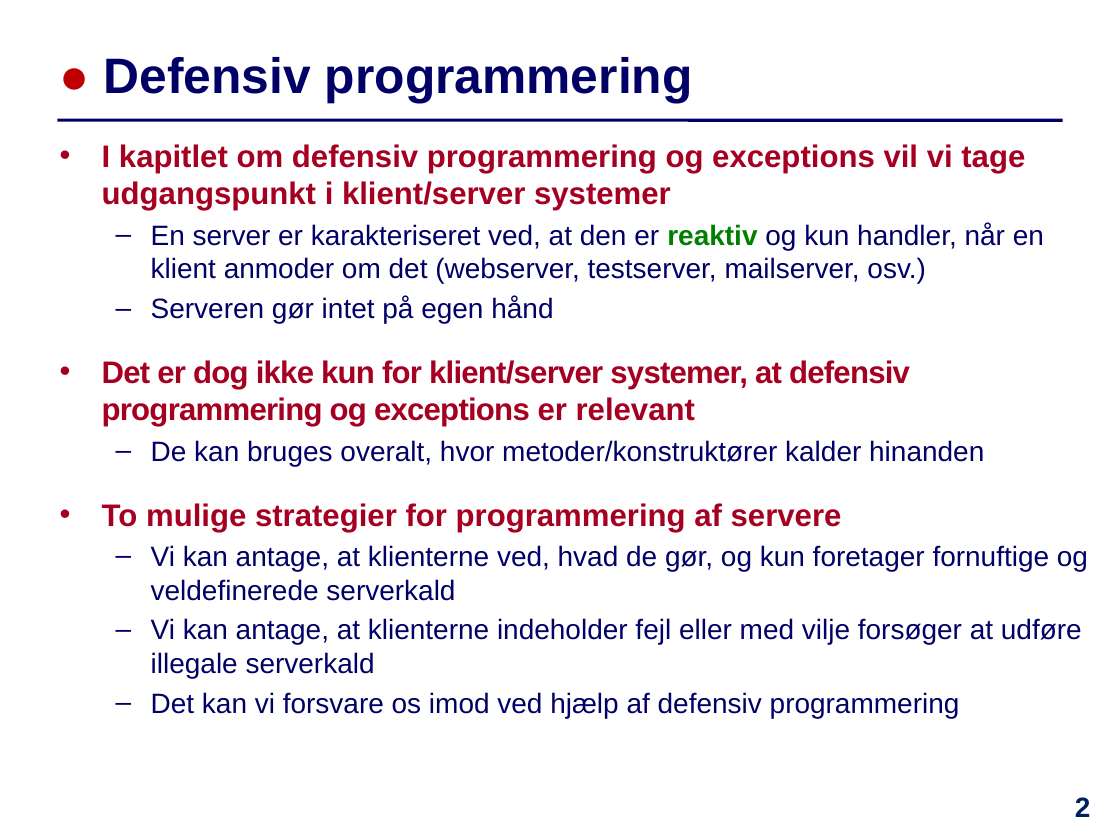
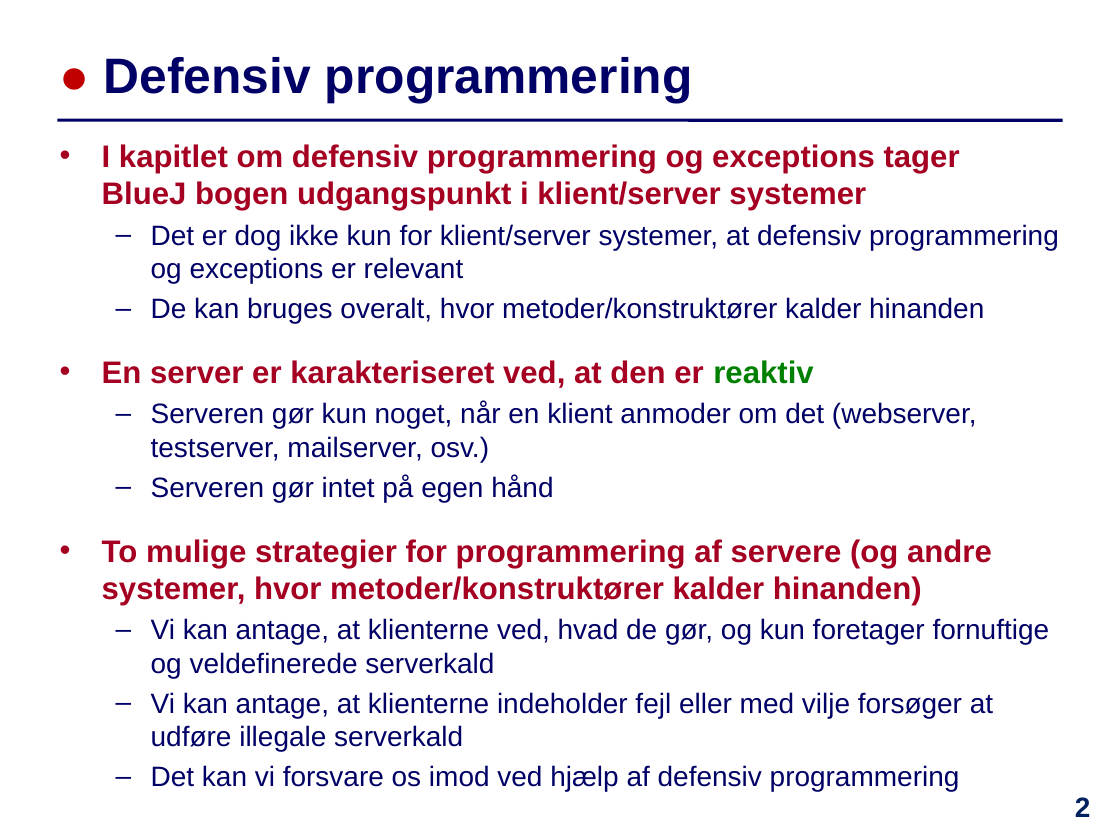
Before and after one commit to IntProgAU/Materiale, a slide deck: slide 2 of web/e23/uge_14/Slides-Uge14.pptx. Drawn at 1120x840 pixels with LibreOffice and Linux fonts; fonts in the diff are those of the drawing. Boxes give left, top, right and bottom in pixels: in the first picture for what was removed or moved away, otherwise in the second. Text is boxed around its words. In the diff, an @@ line names an element or a change of style, - is before the commit and + after.

```diff
--- a/web/e23/uge_14/Slides-Uge14.pptx
+++ b/web/e23/uge_14/Slides-Uge14.pptx
@@ text at [102,144,960,211]: text changed; size 18 to 20 pt; text colour #000066 to #A50021; bold on @@
-  • I kapitlet om defensiv programmering og exceptions vil vi tage udgangspunkt i klient/server systemer
-  – En server er karakteriseret ved, at den er reaktiv og kun handler, når en klient anmoder om det (webserver, testserver, mailserver, osv.)
-  – Serveren gør intet på egen hånd
+  • I kapitlet om defensiv programmering og exceptions tager
+    BlueJ bogen udgangspunkt i klient/server systemer
@@ text at [151,224,1059,284]: size 20 to 18 pt, text colour #A50021 to #000066, letter spacing -0.5 to 0 pt, bold off in "Det er dog ikke kun for klient/server ..."; bullet • to –; less space between paragraphs @@
@@ text at [102,360,992,605]: text changed @@
-  • To mulige strategier for programmering af servere
+  • En server er karakteriseret ved, at den er reaktiv
+  – Serveren gør kun noget, når en klient anmoder om det (webserver, testserver, mailserver, osv.)
+  – Serveren gør intet på egen hånd
+  • To mulige strategier for programmering af servere (og andre systemer, hvor metoder/konstruktører kalder hinanden)
```
Also in this commit, not shown: 8 other slides changed, 1 other file.
